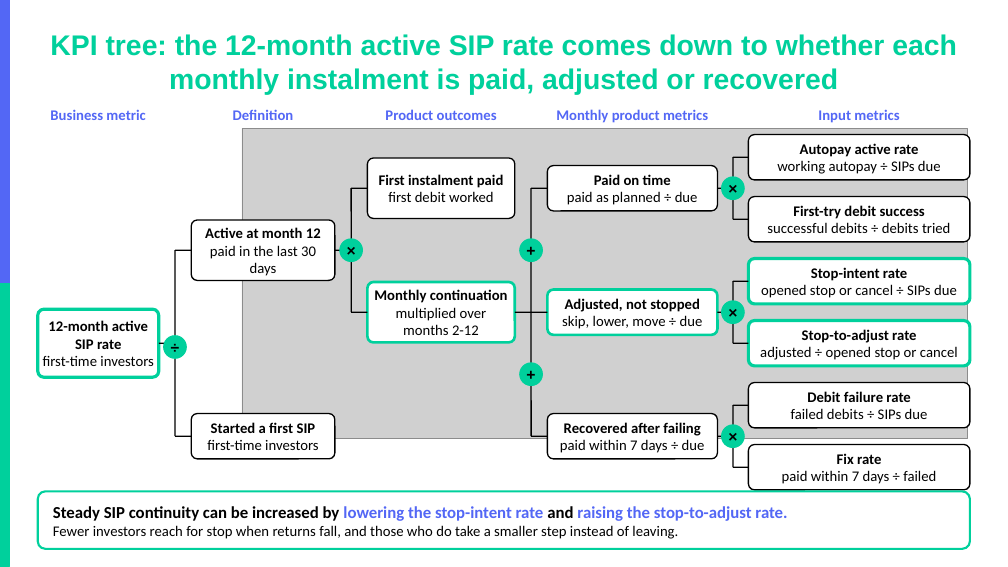
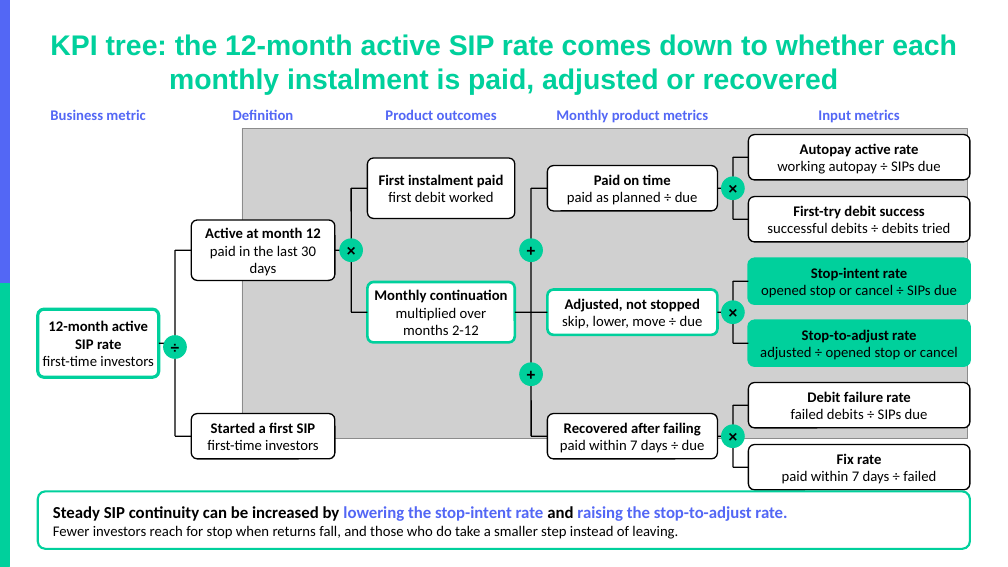
Before and after one commit to akarshita711/NEXTLEAP_GRAD_PROJECT_groww_SIP_research, a slide deck: slide 2 of deck/NL_Groww.pptx. Drawn at 1008x567 pixels with LibreOffice and Linux fonts; fonts in the diff are those of the drawing; grey boxes stand for pictures; background and template pictures are left out. Boxes give left, top, right and bottom in pixels: in the first picture for what was removed or moved away, otherwise in the second. Text is boxed around its words. In the diff, an @@ line names an element or a change of style, - is before the commit and + after.

```diff
--- a/deck/NL_Groww.pptx
+++ b/deck/NL_Groww.pptx
@@ rounded rectangle at <box>749,259,970,304</box>: fill #FFFFFF to #00D09C; outline #00D09C 3 pt to #00D09C 2 pt @@
@@ rounded rectangle at <box>749,321,970,366</box>: fill #FFFFFF to #00D09C; outline #00D09C 3 pt to #00D09C 2 pt @@
```
Also in this commit, not shown: 4 other slides changed, 3 other files.
